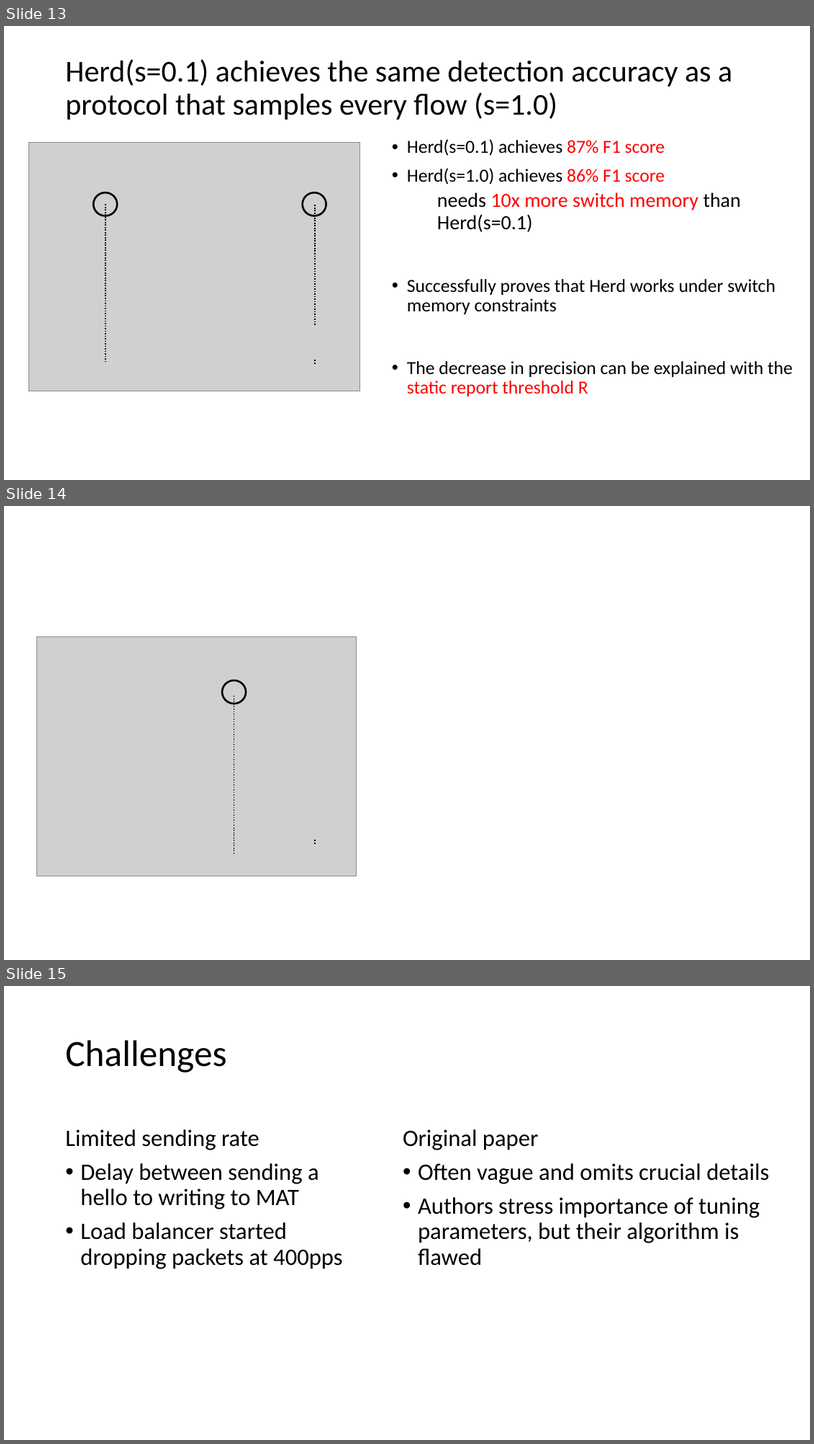
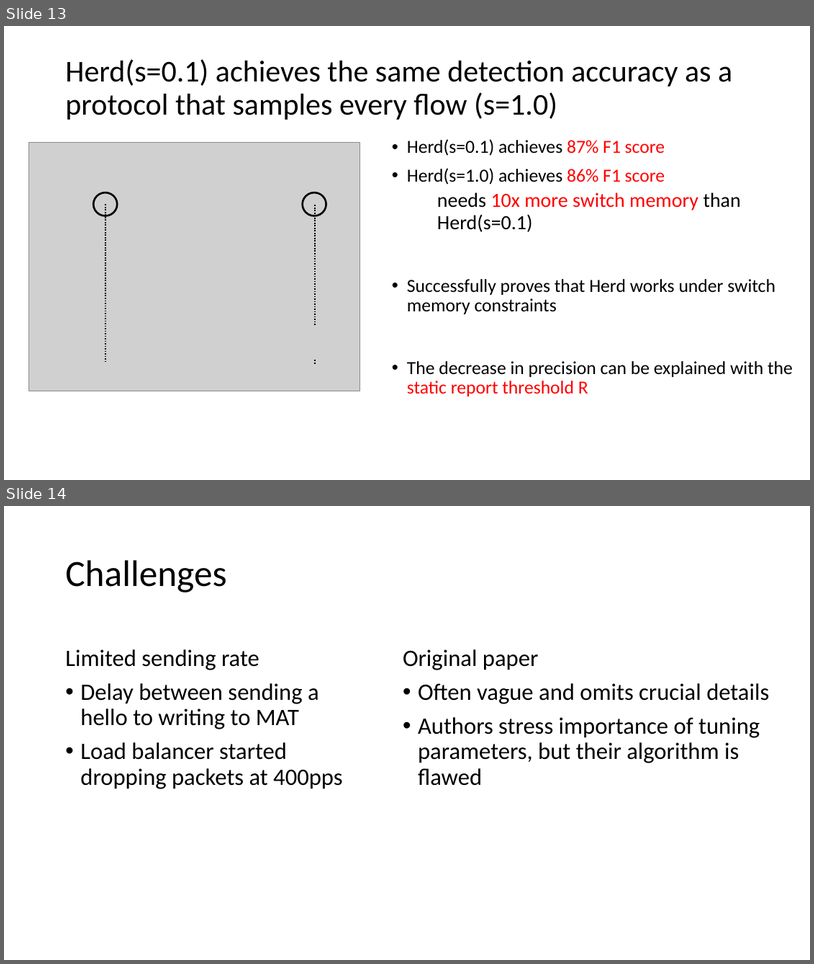
Before and after one commit to ymerkli/herding-elephants, a slide deck: presentation/herding_the_elephants_advnet.pptx. Shown one above the other, each under a label of ours: slides 13, 14 and 15 before the commit, slides 13 and 14 after it. The pictures are 814x1444 and 814x964 pixels, drawn with LibreOffice and Linux fonts; fonts in the diff are those of the drawing; grey boxes stand for pictures. Boxes give left, top, right and bottom in pixels: in the first picture for what was removed or moved away, otherwise in the second. Text is boxed around its words. In the diff, an @@ line names an element or a change of style, - is before the commit and + after.

```diff
--- a/presentation/herding_the_elephants_advnet.pptx
+++ b/presentation/herding_the_elephants_advnet.pptx
@@ slide 14 removed at (4,506,810,960), background #FFFFFF @@
@@ picture removed at (36,636,356,875) @@
@@ ellipse removed at (222,680,246,703) @@
@@ line removed from (234, 696) to (234, 854) @@
@@ line removed from (315, 840) to (315, 844) @@
@@ what was slide 15 is now slide 14 @@
```
Also in this commit, not shown: 6 slides changed, 1 slide added, 1 other slide removed.
